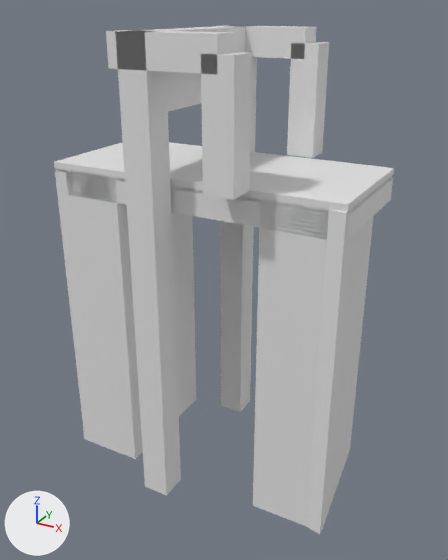
The glTF model models/bunnik/bunnik-brug-762f359f/bunnik-brug-762f359f.glb: old version first, new version second.
One viewpoint serves both versions: a 50 mm lens placed at (9.27, -16.64, 5.22), pointed at (0.17, -0.1, -3.05). The axes (+X, +Y, +Z) are drawn at lower left. The lights are the same throughout. The picture after the commit comes second.

The scene before the commit, as lines of its bpy script (objects in view):
```python
ob_building_balans = bpy.data.objects.new('building:balans', me_balans)
ob_building_balans.location = (0.0, 0.0, 0.0)
ob_building_balans_2 = bpy.data.objects.new('building:balans 2', me_balans_2)
ob_building_balans_2.location = (0.0, 0.0, 0.0)
ob_building_contragewicht = bpy.data.objects.new('building:contragewicht', me_contragewicht)
ob_building_contragewicht.location = (0.0, 0.0, 0.0)
ob_building_hamei = bpy.data.objects.new('building:hamei', me_hamei)
ob_building_hamei.location = (0.0, 0.0, 0.0)
ob_building_hamei_2 = bpy.data.objects.new('building:hamei 2', me_hamei_2)
ob_building_hamei_2.location = (0.0, 0.0, 0.0)
ob_building_hangstang = bpy.data.objects.new('building:hangstang', me_hangstang)
ob_building_hangstang.location = (0.0, 0.0, 0.0)
ob_building_hangstang_2 = bpy.data.objects.new('building:hangstang 2', me_hangstang_2)
ob_building_hangstang_2.location = (0.0, 0.0, 0.0)
ob_building_portaal = bpy.data.objects.new('building:portaal', me_portaal)
ob_building_portaal.location = (0.0, 0.0, 0.0)
ob_road_dek = bpy.data.objects.new('road:dek', me_dek)
ob_road_dek.location = (0.0, 0.0, 0.0)
# also in view: 'road:landhoofd (aangenomen)' at (-3.61, 0.0, -4.72); 'road:fietspad' at (0.0, 0.0, 0.61); 'road:landhoofd (aangenomen) 2' at (3.61, -0.05, -4.72)
```
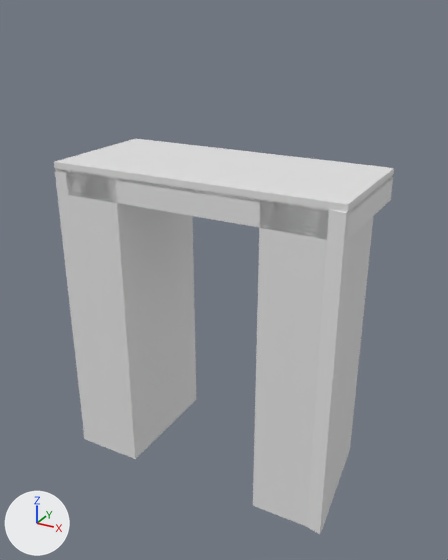
Patch to the scene script:
```diff
--- a/models/bunnik/bunnik-brug-762f359f/bunnik-brug-762f359f.glb.py
+++ b/models/bunnik/bunnik-brug-762f359f/bunnik-brug-762f359f.glb.py
@@ ob_building_hamei @@
-ob_building_hamei = bpy.data.objects.new('building:hamei', me_hamei)
-ob_building_hamei.location = (0.0, 0.0, 0.0)
@@ ob_building_hamei_2 @@
-ob_building_hamei_2 = bpy.data.objects.new('building:hamei 2', me_hamei_2)
-ob_building_hamei_2.location = (0.0, 0.0, 0.0)
@@ ob_building_portaal @@
-ob_building_portaal = bpy.data.objects.new('building:portaal', me_portaal)
-ob_building_portaal.location = (0.0, 0.0, 0.0)
@@ ob_building_balans @@
-ob_building_balans = bpy.data.objects.new('building:balans', me_balans)
-ob_building_balans.location = (0.0, 0.0, 0.0)
@@ ob_building_hangstang @@
-ob_building_hangstang = bpy.data.objects.new('building:hangstang', me_hangstang)
-ob_building_hangstang.location = (0.0, 0.0, 0.0)
@@ ob_building_balans_2 @@
-ob_building_balans_2 = bpy.data.objects.new('building:balans 2', me_balans_2)
-ob_building_balans_2.location = (0.0, 0.0, 0.0)
@@ ob_building_hangstang_2 @@
-ob_building_hangstang_2 = bpy.data.objects.new('building:hangstang 2', me_hangstang_2)
-ob_building_hangstang_2.location = (0.0, 0.0, 0.0)
@@ ob_building_contragewicht @@
-ob_building_contragewicht = bpy.data.objects.new('building:contragewicht', me_contragewicht)
-ob_building_contragewicht.location = (0.0, 0.0, 0.0)
```

Boxes [x1, y1, x2, y2] around the edits, measured in the pictures (448 x 560 px):
'building:hamei 2', deleted: before [116, 31, 181, 496]
'building:hangstang 2', deleted: before [201, 52, 252, 200]
'building:hamei', deleted: before [221, 26, 257, 412]
'building:balans 2', deleted: before [106, 30, 235, 74]
'building:hangstang', deleted: before [287, 42, 329, 158]
'building:balans', deleted: before [212, 25, 317, 59]
'building:contragewicht', deleted: before [167, 72, 202, 111]
'building:portaal', deleted: before [136, 26, 245, 52]
